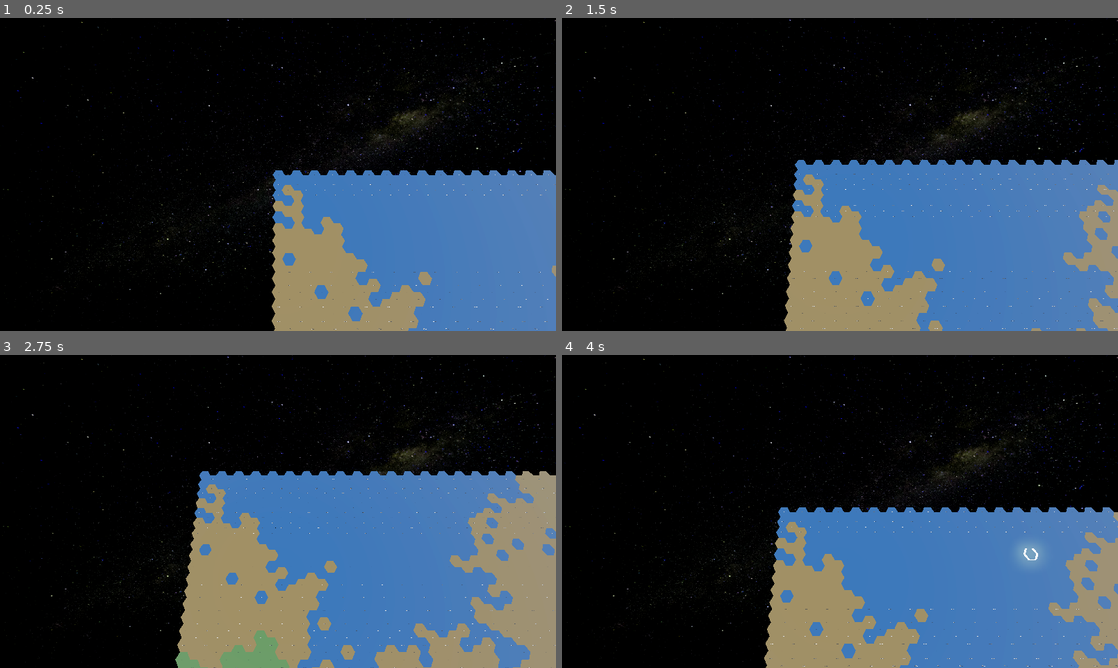
Above: before the commit, frames 1-4 (two rows, left to right).
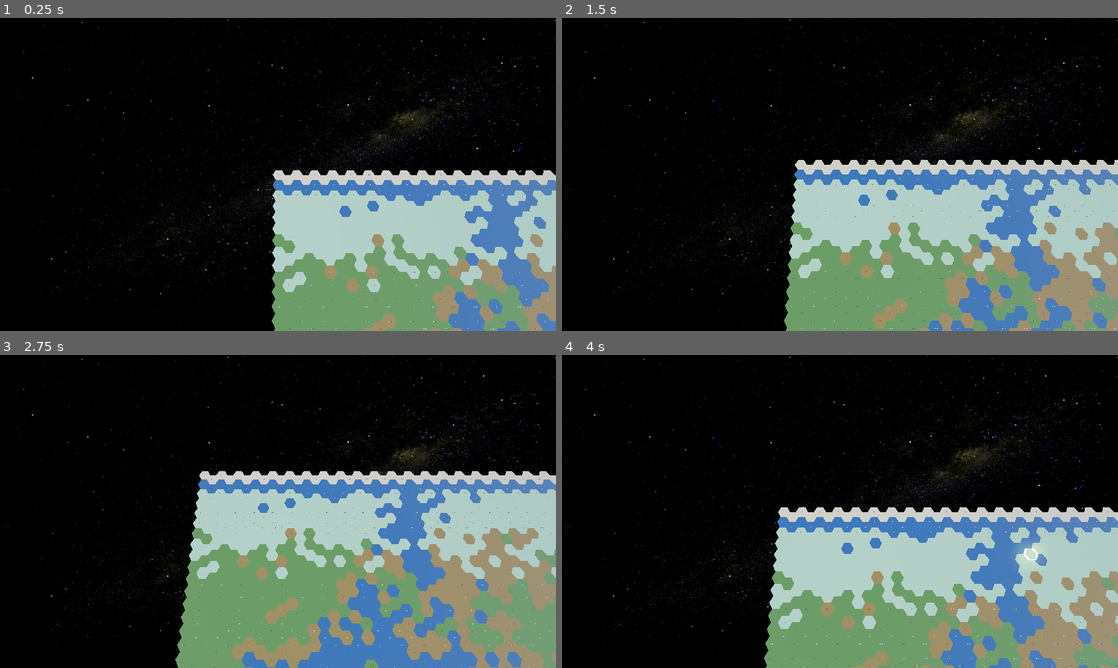
Above: after the commit, the same moments.

Repository: jtufts/HexagonalMapGodot
Game: Godot game, scene res://scenes/GameScene.tscn
The game is run twice, just before and just after one commit, with the same random seed, the same clock (stepped at 60 frames per second) and the same inputs.
Inputs (mouse positions are in pixels of both pictures, inside the frame that each line leads up to):
- Up to frame 1 (0.25 s): no input
- Up to frame 2 (1.5 s): tap Enter at 0.5 s; move the mouse to (962, 158) at 0.52 s; hold D (MoveRight) 0.53-1.28 s; click (962, 158) at 0.6 s; move the mouse to (728, 190) at 1.27 s; hold S (MoveBackwards) from 1.28 s (still down); right-click (728, 190) at 1.35 s
- Up to frame 3 (2.75 s): move the mouse to (333, 442) at 2.02 s; release S (MoveBackwards) at 2.03 s; hold D (MoveRight) from 2.03 s (still down); click (333, 442) at 2.1 s
- Up to frame 4 (4 s): move the mouse to (812, 574) at 2.77 s; release D (MoveRight) at 2.78 s; hold W (MoveForward) 2.78-3.53 s; right-click (812, 574) at 2.85 s; click (812, 574) at 2.92 s; move the mouse to (1006, 558) at 3.52 s; hold A (MoveLeft) from 3.53 s (still down); click (1006, 558) at 3.6 s

The runs differ from the first frame. In frame 1, 20% of the frame differs, in the area x 48-100%, y 48-100%; in frame 2, 25%; in frame 3, 30%, in the area x 31-100%, y 36-100%; in frame 4, 24%.

Commit message:
Tundra Addition and X/Y Bugfix

Diff:
--- a/coordinate.gd
+++ b/coordinate.gd
@@ -3,10 +3,12 @@
 var x: int = 0
 var y: int = 0
 var elevation: int = 0
+var temperature: int = 0
 
 func _init(inputX: int, inputY: int):
 	x = inputX
 	y = inputY
+	temperature = 26 - abs(inputY - 26)
 
 func incrementElevation():
 	elevation += 1
@@ -16,3 +18,6 @@
 
 func readElevation() -> int:
 	return elevation
+
+func readTemperature() -> int:
+	return temperature
--- a/scenes/GameScene.tscn
+++ b/scenes/GameScene.tscn
@@ -6,8 +6,8 @@
 [ext_resource type="Script" path="res://scripts/tile_mesh_data.gd" id="4_ydx7p"]
 [ext_resource type="Resource" uid="uid://dldfjjhoeqrfu" path="res://assets/Resources/Tiles/Grassland.tres" id="5_o7307"]
 [ext_resource type="Resource" uid="uid://bbnfty2f3t1g1" path="res://assets/Resources/Tiles/Desert.tres" id="6_bywl3"]
-[ext_resource type="Resource" uid="uid://3nrb2x1h7p1f" path="res://assets/Resources/Tiles/Ocean.tres" id="7_caxb0"]
 [ext_resource type="PackedScene" uid="uid://grijaagmqw4" path="res://scenes/Units/prototype_unit.tscn" id="8_r58of"]
+[ext_resource type="PackedScene" uid="uid://dkibj7jx3x1db" path="res://assets/Meshes/flathexagon.glb" id="8_y05nv"]
 [ext_resource type="Script" path="res://scripts/object_placer.gd" id="9_p13dw"]
 [ext_resource type="Script" path="res://scripts/pathfinder.gd" id="10_0b4my"]
 [ext_resource type="PackedScene" uid="uid://5hq7deseilvo" path="res://scenes/POI/VillageScene.tscn" id="10_hcqfn"]
@@ -30,6 +30,30 @@
 fog_light_color = Color(0.435136, 0.469117, 0.522523, 1)
 fog_sky_affect = 0.0
 fog_height = 1.0
+
+[sub_resource type="Resource" id="Resource_e0xut"]
+script = ExtResource("4_ydx7p")
+mesh = ExtResource("8_y05nv")
+color = Color(0.0024976, 0.495515, 0.932237, 1)
+type = 3
+
+[sub_resource type="Resource" id="Resource_t8p75"]
+script = ExtResource("4_ydx7p")
+mesh = ExtResource("8_y05nv")
+color = Color(0.27451, 0.27451, 0.364706, 1)
+type = 4
+
+[sub_resource type="Resource" id="Resource_stcqu"]
+script = ExtResource("4_ydx7p")
+mesh = ExtResource("8_y05nv")
+color = Color(0.788235, 1, 1, 1)
+type = 4
+
+[sub_resource type="Resource" id="Resource_oinoh"]
+script = ExtResource("4_ydx7p")
+mesh = ExtResource("8_y05nv")
+color = Color(1, 1, 1, 1)
+type = 0
 
 [sub_resource type="FastNoiseLite" id="FastNoiseLite_dmhb6"]
 frequency = 0.08
@@ -76,7 +100,7 @@
 
 [node name="WorldGenerator" type="Node" parent="Builder" node_paths=PackedStringArray("object_placer", "tile_parent", "pfinder")]
 script = ExtResource("3_davhy")
-tiles = Array[ExtResource("4_ydx7p")]([ExtResource("5_o7307"), ExtResource("6_bywl3"), ExtResource("7_caxb0")])
+tiles = Array[ExtResource("4_ydx7p")]([ExtResource("5_o7307"), ExtResource("6_bywl3"), SubResource("Resource_e0xut"), SubResource("Resource_t8p75"), SubResource("Resource_stcqu"), SubResource("Resource_oinoh")])
 biome_weights = Array[float]([0.01, 0.02, 0.03])
 radius = 14
 noise = SubResource("FastNoiseLite_dmhb6")
--- a/scripts/interaction.gd
+++ b/scripts/interaction.gd
@@ -90,7 +90,6 @@
 	tile_cursor.visible = true
 	print(tile.biome)
 
-
 func highlight_unit(unit):
 	move_cursor(unit_cursor, unit.position)
 	unit_cursor.visible = true
--- a/scripts/tile.gd
+++ b/scripts/tile.gd
@@ -1,7 +1,7 @@
 extends Node3D
 class_name Tile
 
-enum biome_type {Grassland, Forest, Desert, Ocean, Tundra}
+enum biome_type {Grassland, Forest, Desert, Ocean, Tundra, Mountain}
 var meshdata : TileMeshData
 var occupier : Unit
 var column : int
--- a/scripts/world_gen.gd
+++ b/scripts/world_gen.gd
@@ -112,8 +112,8 @@
 func create_map(positions_array : Array[position_data]) -> Array[Tile]:
 	var new_map : Array[Tile] = []
 	var allCoordinates : Array[Coordinate] = []
-	for i in range(0, map_width):
-		for j in range(0, map_height):
+	for i in range(map_width):
+		for j in range(map_height):
 			allCoordinates.append(Coordinate.new(i, j))
 	## Calculate weights for choosing tiles/biomes
 	var weights = calculate_biome_weights()
@@ -122,14 +122,15 @@
 		total += w
 	var decayingRatio = 0.80
 	var rng = RandomNumberGenerator.new()
-	for i in range(0, 10):
+	for i in range(0, 8):
 		var blob = generateDrunkenWalkBlob(-1, -1, rng)
 		for tile in blob:
-			allCoordinates[(map_width * tile.y) + tile.x].incrementElevation()
-	for i in range(0, 5):
+			allCoordinates[(map_height * tile.x) + tile.y].incrementElevation()
+	for i in range(0, 4):
 		var blob = generateDrunkenWalkBlob(-1, -1, rng)
 		for tile in blob:
-			allCoordinates[(map_width * tile.y) + tile.x].decrementElevation()
+			allCoordinates[(map_height * tile.x) + tile.y].decrementElevation()
+
 	## Create new materials for each tile type/color
 	for m in tiles:
 		var new_mat = StandardMaterial3D.new()
@@ -199,15 +200,32 @@
 ## Function to select a biome tile based on weighted probabilities
 func tile_at_biome(x: int, y: int, allCoordinates: Array[Coordinate]) -> Tile:
 	# Cumulative probabilities
-	#0 = grassland, 1 = desert, 2 = ocean
+	#0 = grassland, 1 = desert, 2 = ocean, 3 = mountain, 4 = tundra, 5 = snow
+	print(x, " ", y, " ", (map_height * x) + y)
 	var selected_biome = 0
-	var elevation = allCoordinates[(map_width * y) + x].readElevation()
-	if elevation > 2:
-		selected_biome = 0
+	var elevation = allCoordinates[(map_height * x) + y].readElevation()
+	var temperature = allCoordinates[(map_height * x) + y].readTemperature()
+	var tundraProbability = (10 - temperature) * 0.2
+	var rng = RandomNumberGenerator.new()
+
+	if y == 0 or y == map_height - 1:
+		selected_biome = 5
 	else:
-		if (elevation > 0):
-			selected_biome = 1
-		else: selected_biome = 2
+		if y == 1 or y == map_height - 2:
+			selected_biome = 2
+		else:
+			if rng.randf_range(0, 1) <= tundraProbability and elevation > 0:
+				selected_biome = 4
+			else:
+				if elevation > 4:
+					selected_biome = 3
+				else:
+					if elevation > 1:
+						selected_biome = 0
+					else:
+						if (elevation > 0):
+							selected_biome = 1
+						else: selected_biome = 2
 	#for i in range(weights.size()):
 		#if normalized_noise < weights[i]:
 			#selected_biome = i
@@ -271,14 +289,14 @@
 
 func generateDrunkenWalkBlob(startX: int, startY: int, rng: RandomNumberGenerator) -> Array[Coordinate]:
 	var decayingRatio = 0.80
-	var blob = generateBlob(startX, startY, decayingRatio, 0.05)
-	decayingRatio -= 0.1
+	var blob = generateBlob(startX, startY, decayingRatio, 0.04)
+	decayingRatio -= 0.08
 	while decayingRatio > 0:
 		var eligibleTiles = findTilesAdjacentToBlob(blob)
 		var newBlobStart = eligibleTiles[rng.randi_range(0, eligibleTiles.size() - 1)]
-		var newBlob = generateBlob(newBlobStart.x, newBlobStart.y, decayingRatio, 0.05)
+		var newBlob = generateBlob(newBlobStart.x, newBlobStart.y, decayingRatio, 0.04)
 		blob = mixBlobsAndEliminateDuplicates(blob, newBlob)
-		decayingRatio -= 0.1
+		decayingRatio -= 0.08
 	return blob
 
 func mixBlobsAndEliminateDuplicates(blob: Array[Coordinate], additionalBlob: Array[Coordinate]):
Not shown: 1 places in scenes/GameScene.tscn that only renumber resources
